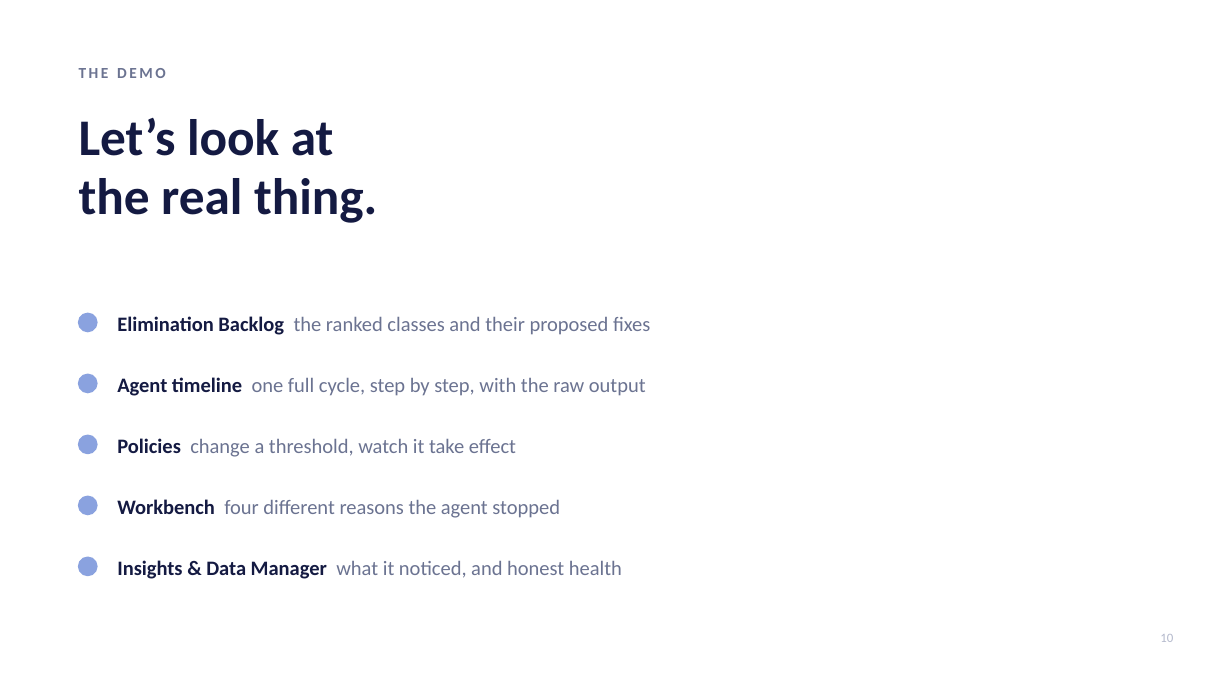
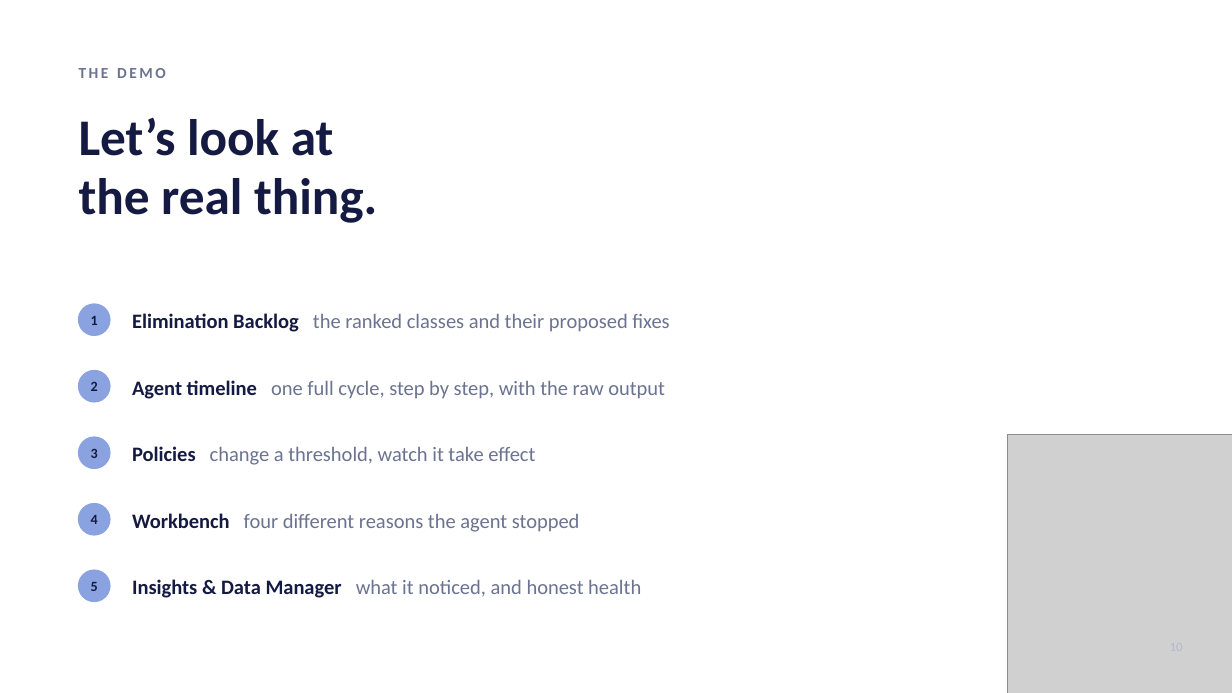
Before and after one commit to ZenBen5173/service-desk-command-center, a slide deck: slide 10 of docs/Service-Desk-Command-Center.pptx. Drawn at 1232x693 pixels with LibreOffice and Linux fonts; fonts in the diff are those of the drawing; grey boxes stand for pictures. Boxes give left, top, right and bottom in pixels: in the first picture for what was removed or moved away, otherwise in the second. Text is boxed around its words. In the diff, an @@ line names an element or a change of style, - is before the commit and + after.

```diff
--- a/docs/Service-Desk-Command-Center.pptx
+++ b/docs/Service-Desk-Command-Center.pptx
@@ ellipse: place and size @@
-ellipse at (79, 313, 97, 332)
+ellipse at (79, 304, 110, 335)
@@ text added at (91, 316, 98, 325), 11 pt, text #141A42, bold @@
+1
@@ text "Elimination Backlog the ranked classes ..." rewrapped from (117, 316, 650, 335) to (132, 313, 669, 332) @@
@@ ellipse: place and size @@
-ellipse at (79, 374, 97, 393)
+ellipse at (79, 371, 110, 402)
@@ text added at (91, 382, 98, 391), 11 pt, text #141A42, bold @@
+2
@@ text "Agent timeline one full cycle, ..." rewrapped from (117, 377, 646, 396) to (132, 380, 665, 399) @@
@@ ellipse: place and size @@
-ellipse at (79, 435, 97, 454)
+ellipse at (79, 437, 110, 469)
@@ text added at (91, 449, 98, 458), 11 pt, text #141A42, bold @@
+3
@@ text "Policies change a threshold, watch ..." rewrapped from (117, 438, 516, 457) to (132, 446, 535, 465) @@
@@ picture added at (1007, 434, 1232, 693) @@
@@ ellipse: place and size @@
-ellipse at (79, 496, 97, 515)
+ellipse at (79, 504, 110, 535)
@@ text "Workbench four different reasons the ..." rewrapped from (117, 499, 560, 518) to (132, 513, 580, 532) @@
@@ text added at (91, 515, 98, 524), 11 pt, text #141A42, bold @@
+4
@@ text "Insights & Data Manager what ..." rewrapped from (117, 560, 622, 579) to (132, 579, 641, 598) @@
@@ ellipse: place and size @@
-ellipse at (79, 557, 97, 576)
+ellipse at (79, 570, 110, 602)
@@ text added at (91, 582, 98, 591), 11 pt, text #141A42, bold @@
+5
@@ text removed at (1160, 634, 1173, 642) @@
-10
```
Also in this commit, not shown: 9 other slides changed, 1 slide added, 1 slide removed, 1 other file.
